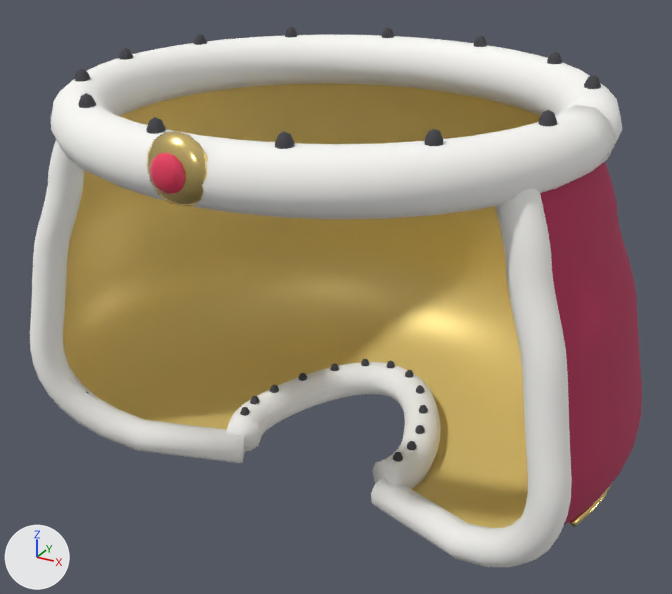
A saved change to the FBX model moomin-action/unity/Assets/Resources/Npc/QueenCape.fbx.
The view is the same before and after, from a camera (50 mm lens) standing at (0.596, -1.061, 0.797) and looking at (-0.004, 0.03, 0.252). The lights are fixed; the arrows at lower left show +X, +Y and +Z. The picture after the commit comes second.

Objects in the first picture: 'QueenCape'.
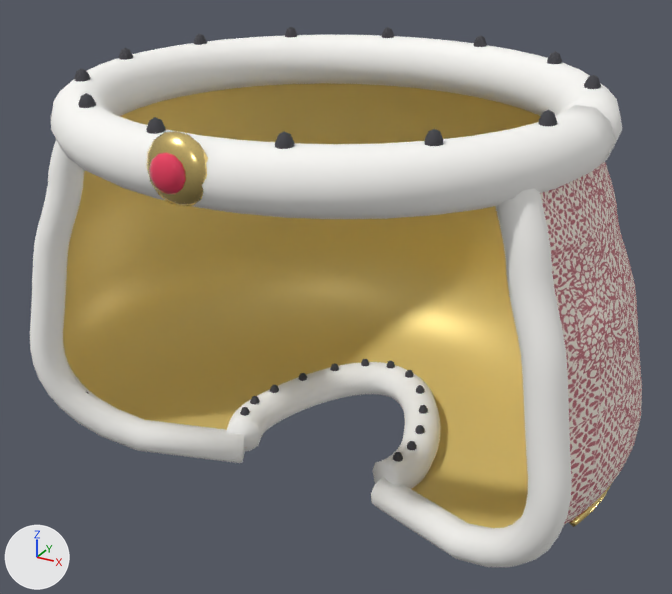
The edits, one by one:
Picture 'QueenPattern.png' (img_queenpattern_png) is new.
In material 'Queen_Velvet' (mat_queen_velvet), base_color is no longer (0.46, 0.03, 0.1), pink #b53059.
In material 'Queen_Velvet' (mat_queen_velvet), texture is now set to img_queenpattern_png.

What differs and where, as boxes (x1, y1, x2, y2) in the pictures (672 x 594 px):
'QueenCape', surface changed (lighter)
    both: (537, 159, 642, 528)
